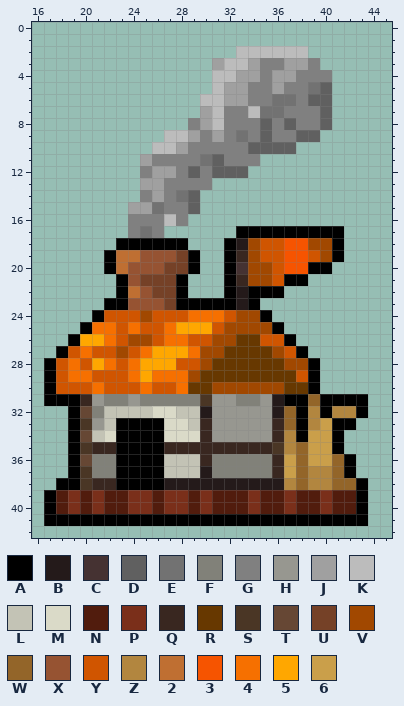
Pixel-art sprite -- KrampitzKreutzwiserSettlersOfCatan/src/textures/playerPieces/orangeHouseSmoke0.png. The picture above was drawn from the file before the commit.
The file is 60x60 pixels. Colours within 5 levels of each other are drawn and written as one. Shown: x 16..45, y 0..42.
Palette (. is transparent): A #000000  B #241a1a  C #453232  D #606060  E #727272  F #818179  G #808080  H #979790  J #a0a0a0  K #bcbcbc  L #c3c3b5  M #dadac8  N #511c0d  P #7a2f1a  Q #392720  R #673800  S #4a3625  T #664734  U #754127  V #a14800  W #936529  X #965332  Y #d05500  Z #b2863f  2 #bf6f32  3 #f65400  4 #f67000  5 #ffa700  6 #ca9f4a
Pixels before, first column x 17:
 2 ................KKKKKK.....
 3 ..............JKKJGGJJG....
 4 ..............KKJJGJJGGG...
 5 ..............KJJGGJGGED...
 6 .............KKJJGGEEGDD...
 7 .............JKGGKEEGGGD...
 8 ............GJKGGGDGDGGD...
 9 ..........KKJGJGEGDGGDD....
10 .........KKJGGGGGDDDD......
11 ........JGGGGEDGGG.........
12 ........GJJGDGDDD..........
13 ........JJGGGG.............
14 ........GJGED..............
15 .......JJEGGD..............
16 .......GGGKG...............
17 .......GEG......AAAAAAAAA..
18 ......AAAAAA...ABVYY33VVA..
19 .....A22XXXUA..AQVYY33YVA..
20 .....A2XXXUUA..ACVVY33AA...
21 ......AXUUUA...AQVVYAA.....
22 ......A2XUUA...ABAAA.......
23 .....AAXXXUAAAAABA.........
24 ....AYYYVYYY444YVVA........
25 ...A44Y4YY4555YVVVVA.......
26 ..A554YVVY44YYVVRRYYA......
27 .AY4YYVY45554VVRRRRVYA.....
28 AY4Y54Y4555YYVRRRRRRVVA....
29 AY44YYY45444VRRRRRRRRYA....
30 AYYY4YYY4YY4RRVVVVVVRRA....
31 AAAQHFFHFFFFFSHHFFHBAAWAAAA
32 ..ATFLLLLMMLLBHHHHHBWAZAZZA
33 ..ASHLAAAAMMLQHHHHHQWAZ6AA.
34 ..ATLMAAAAMMMQHHHHHQZA66A..
35 ..ASQQAAAAQQQQQQQQQSZW66A..
36 ..ATFFAAAALLLQFFFFFQ6W66WA.
37 ..ASFFAAAALLLBFFFFFQ6WZZWA.
38 .AASQQAAAABBBBBBBBBBZWZZWWA
39 ANPNPNNPPNPPNPNNNPNNPNNPNNA
40 ANPNPNNPPNPPNPNNNPNNPNNPNNA
41 AAAAAAAAAAAAAAAAAAAAAAAAAAA
The same view after the edit:
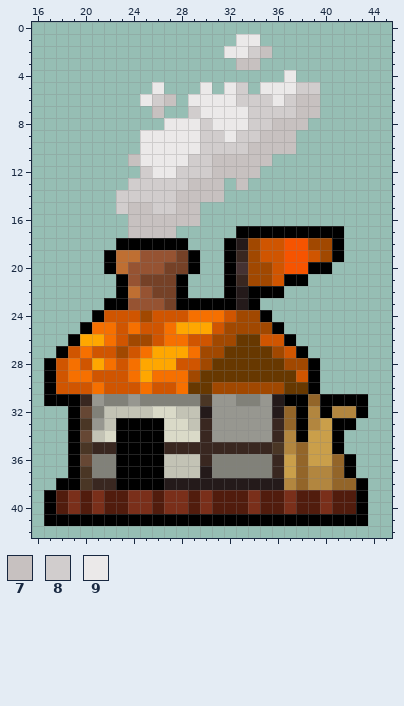
Colours new in this view: 7 #c7c1c0  8 #d1cdcd  9 #ebe9e9
The commit says: change over the remaining 3 settlements to sages smoke design
Diff:
y 1: x 33..34 .. -> 99
y 2: x 32..38 .KKKKKK -> 9987...
y 3: x 31..39 JKKJGGJJG -> ..77.....
y 4: x 31..40 KKJJGJJGGG -> ......9...
y 5: x 26 . -> 9; x 30..40 .KJJGGJGGED -> 9.98.99988.
y 6: x 25..27 ... -> 987; x 29..40 .KKJJGGEEGDD -> 99998889877.
y 7: x 26 . -> 7; x 29..40 .JKGGKEEGGGD -> 89999888877.
y 8: x 27..40 ..GJKGGGDGDGGD -> 999899988777..
y 9: x 25..39 ..KKJGJGEGDGGDD -> 9999988988777..
y 10: x 25..37 .KKJGGGGGDDDD -> 9999988887777
y 11: x 24..35 .JGGGGEDGGG. -> 799998877777
y 12: x 25..34 GJJGDGDDD. -> 8998887777
y 13: x 24..31 .JJGGGG. -> 88888777; x 33 . -> 7
y 14: x 23..31 ..GJGED.. -> 888887777
y 15: x 23..29 .JJEGGD -> 8778877
y 16: x 24..29 GGGKG. -> 777777
y 17: x 24..27 GEG. -> 7777
